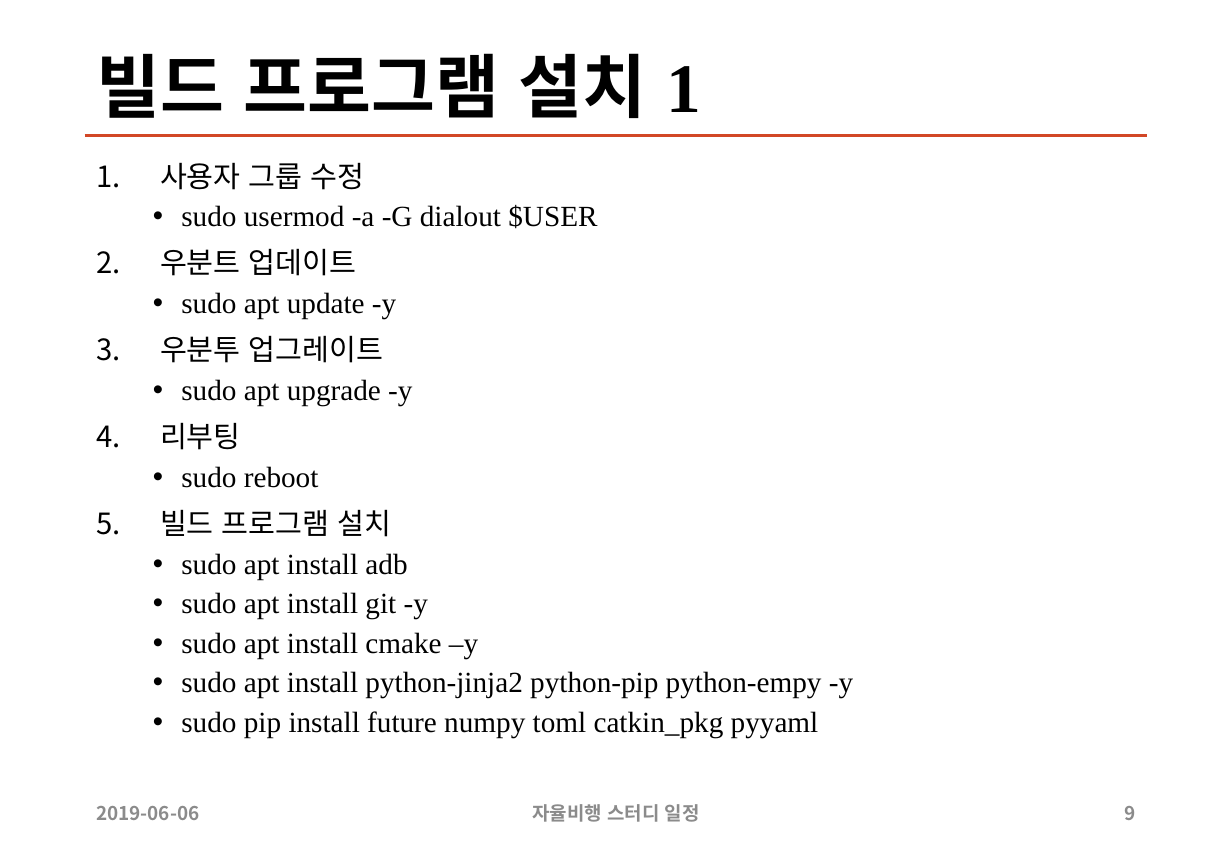
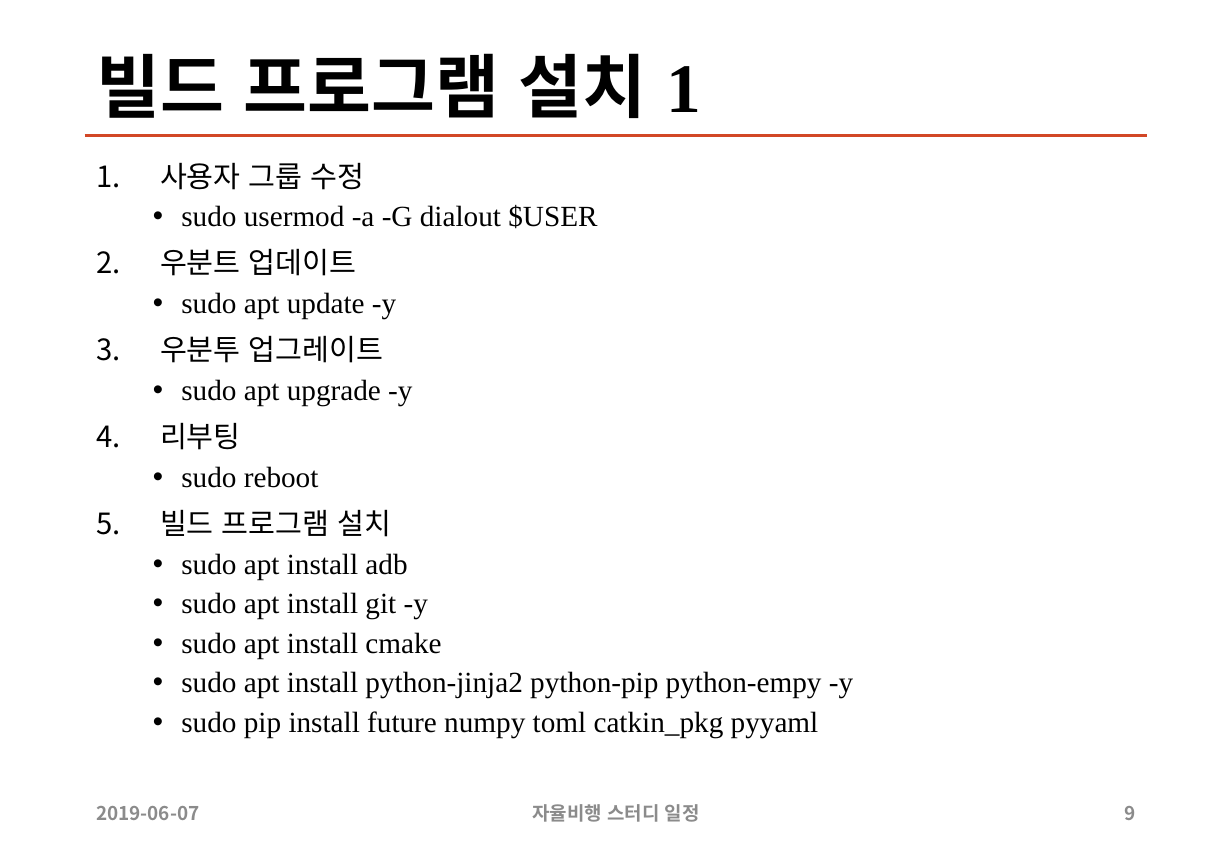
Before and after one commit to sunabove/autopilot_doc, a slide deck: slide 9 of 104 자율비행 스터디/910606 Bebop 드론 PX4 주행 프로그램 업로드.pptx. Drawn at 1232x853 pixels with LibreOffice and Linux fonts; fonts in the diff are those of the drawing. Boxes give left, top, right and bottom in pixels: in the first picture for what was removed or moved away, otherwise in the second. Text is boxed around its words. In the diff, an @@ line names an element or a change of style, - is before the commit and + after.

```diff
--- a/104 자율비행 스터디/910606 Bebop 드론 PX4 주행 프로그램 업로드.pptx
+++ b/104 자율비행 스터디/910606 Bebop 드론 PX4 주행 프로그램 업로드.pptx
@@ text at [181, 632, 441, 658]: text changed @@
-  • sudo apt install cmake –y
+  • sudo apt install cmake
@@ text at [96, 806, 199, 820]: text changed @@
-2019-06-06
+2019-06-07
```
Also in this commit, not shown: 18 other slides changed, 3 other files.
